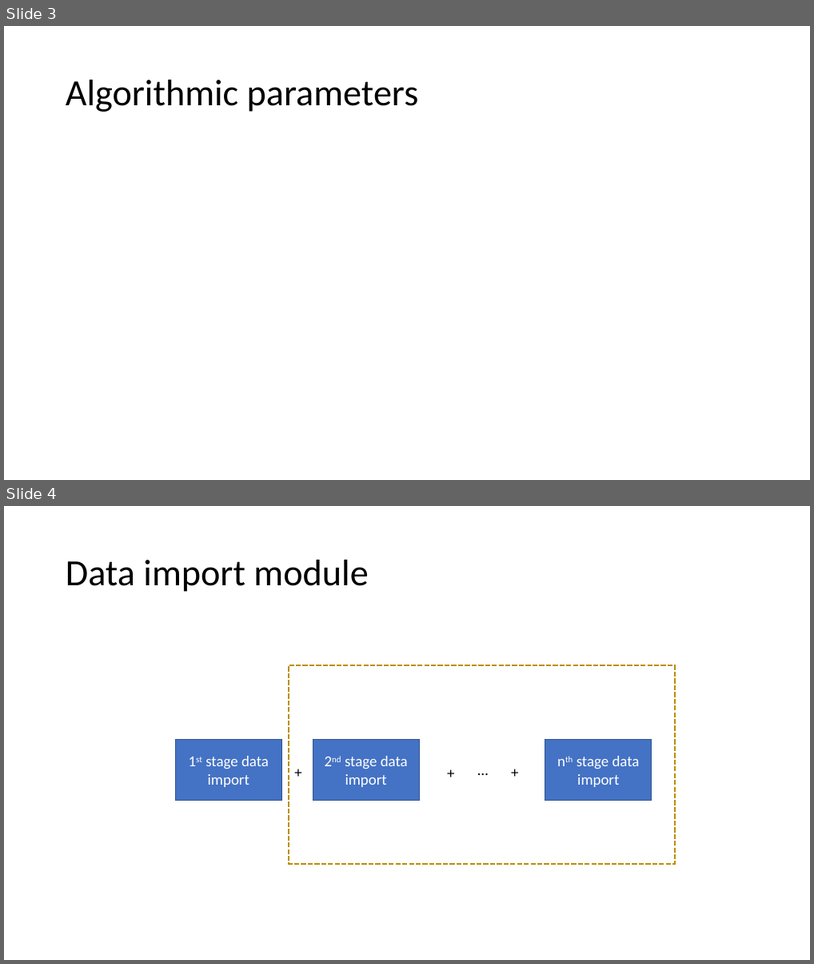
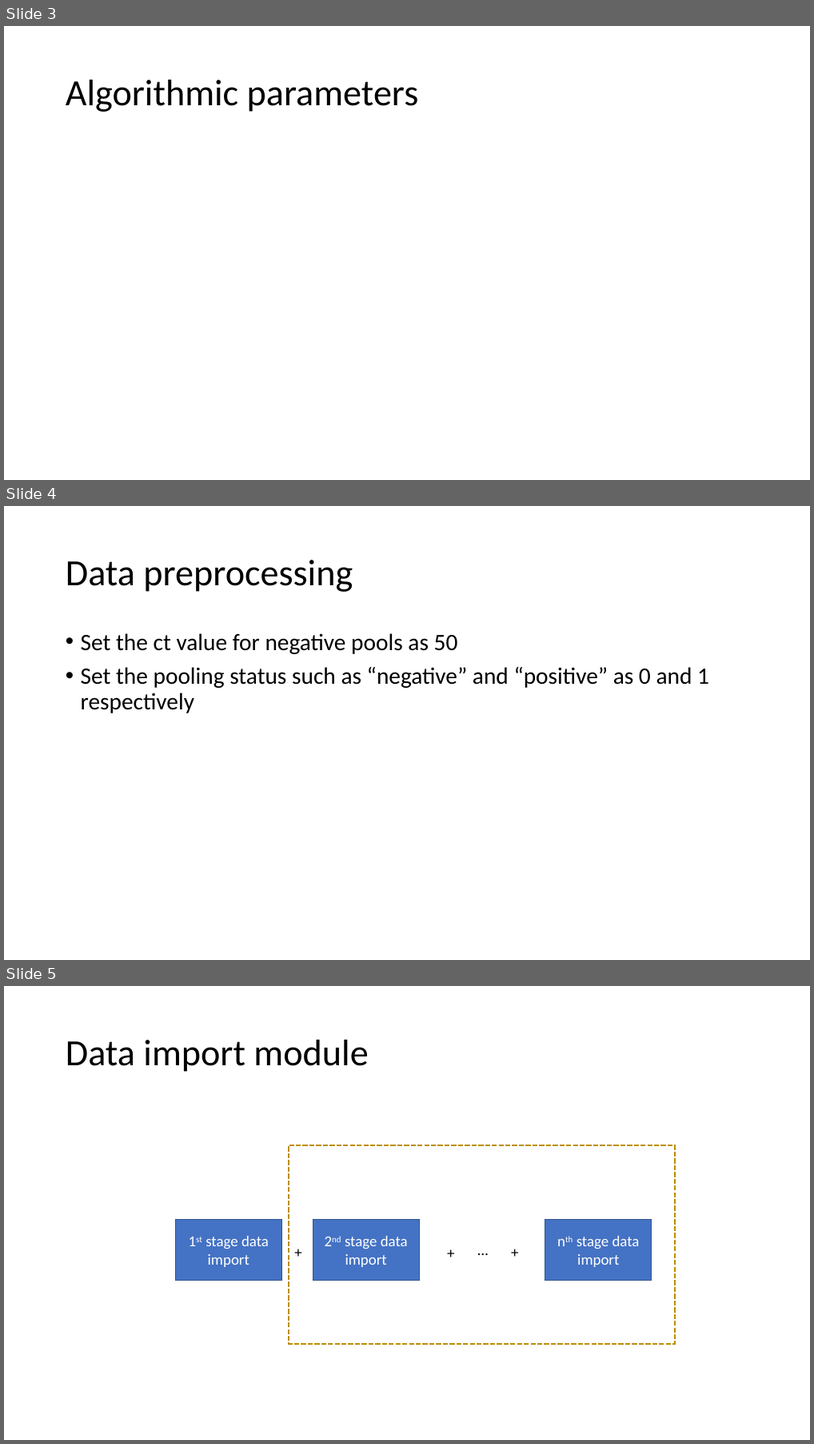
Before and after one commit to JAMES-YI/00_CS_Virus_Testing, a slide deck: 00_System_Architectures_JYI_20201122.pptx. Shown one above the other, each under a label of ours: slides 3 and 4 before the commit, slides 3, 4 and 5 after it. The pictures are 814x964 and 814x1444 pixels, drawn with LibreOffice and Linux fonts; fonts in the diff are those of the drawing. Boxes give left, top, right and bottom in pixels: in the first picture for what was removed or moved away, otherwise in the second. Text is boxed around its words. In the diff, an @@ line names an element or a change of style, - is before the commit and + after.

```diff
--- a/00_System_Architectures_JYI_20201122.pptx
+++ b/00_System_Architectures_JYI_20201122.pptx
@@ slide 4 added at [4,506,810,960], background #FFFFFF @@
@@ title added at [66,560,353,592], 44 pt, text #000000 @@
+Data preprocessing
@@ text added at [81,633,710,713], 28 pt, text #000000 @@
+• Set the ct value for negative pools as 50
+• Set the pooling status such as “negative” and “positive” as 0 and 1 respectively
@@ what was slide 4 is now slide 5 @@
```
Also in this commit, not shown: 15 other slides added, 52 other files.
